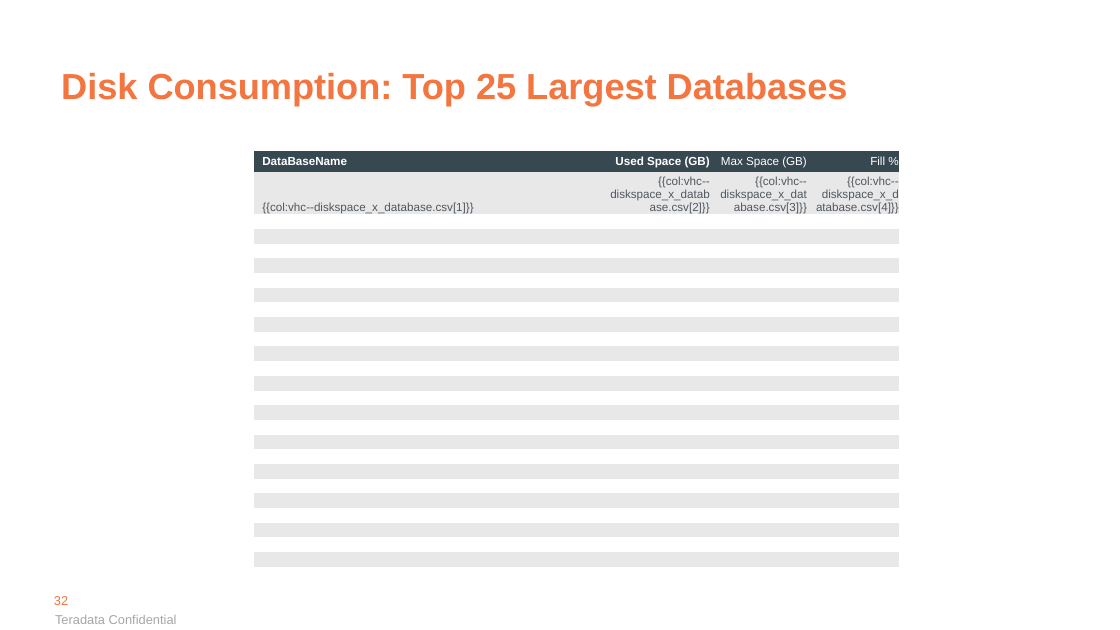
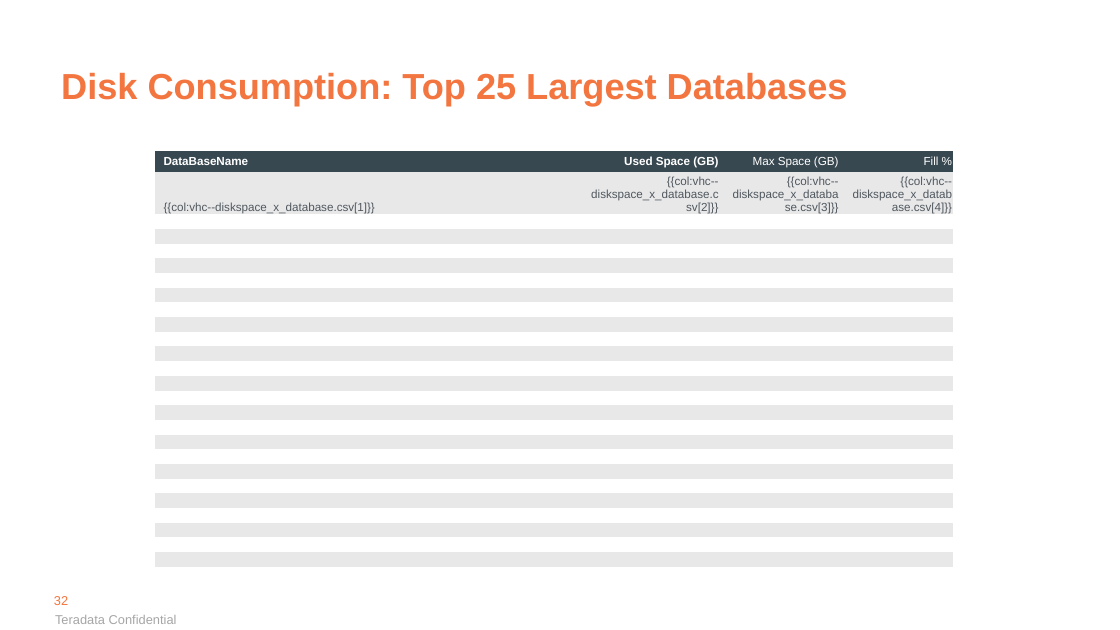
Before and after one commit to tdcoa/systasks, a slide deck: slide 32 of Solutions/ppt/Vantage Health Check v4.0.pptx. Drawn at 1120x630 pixels with LibreOffice and Linux fonts; fonts in the diff are those of the drawing; background and template pictures are left out. Boxes give left, top, right and bottom in pixels: in the first picture for what was removed or moved away, otherwise in the second. Text is boxed around its words. In the diff, an @@ line names an element or a change of style, - is before the commit and + after.

```diff
--- a/Solutions/ppt/Vantage Health Check v4.0.pptx
+++ b/Solutions/ppt/Vantage Health Check v4.0.pptx
@@ table resized from (x1=254, y1=150, x2=899, y2=580) to (x1=155, y1=150, x2=953, y2=580) @@
```
Also in this commit, not shown: 2 other slides changed, 1 other file.
